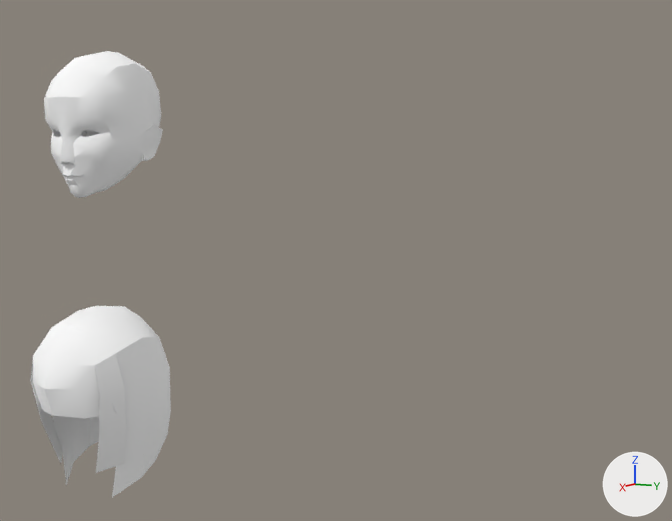
One commit to the Blender file source/assets/models/slshish/54-nkimod.blend: the scene before it, then after it.
Both versions are drawn from a camera (50 mm lens) standing at (39.4, 37.5, 16.7) and looking at (-1.5, 14.2, 10.4). Lighting does not change. The marker at lower right points along +X, +Y and +Z. The same objects are shown in both versions, whatever each file hides.

Names of what the first picture shows: 'h_face', 'h_hair'.
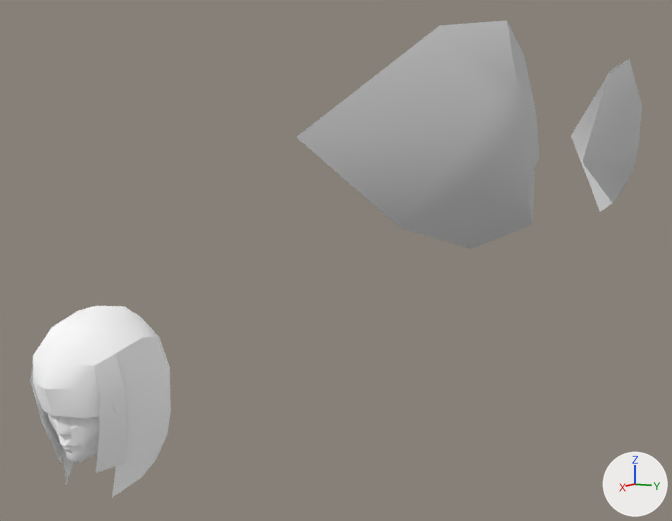
ob_tag_head is not drawn itself; it is the parent of ob_h_face.

Where the newer file only moved an object's origin or applied its transform, the numbers keep the older frame.

What differs and where, as boxes [x1, y1, x2, y2] in the pictures (672 x 521 px):
'h_eyes', mesh turned (not visible before): after [297, 21, 642, 249]
'h_face', moved, turned: before [44, 51, 163, 198]; after [48, 413, 99, 463]

Patch to the scene script:
```diff
--- a/source/assets/models/slshish/54-nkimod.blend.py
+++ b/source/assets/models/slshish/54-nkimod.blend.py
@@ me_h_eyes @@
 me_h_eyes.from_pydata(...)  # 34 vertices, 32 faces; spans x -0.239..0.239, y -0.439..-0.354, z 0.267..0.39
 # used by ob_h_eyes; location = (0.0, 0.0, 0.0); rotation_euler = (0.0, 0.0, 1.571), in degrees (0, 0, 90); scale = (7.92, 7.92, 7.92)
+# me_h_eyes part 1: the whole mesh is turned 90 degrees about the z axis through its middle and scaled by 7.92, then moved by (3.138, 0.396, 1.771)
 me_h_eyes.materials.append(mat_material_001_eyes_png)
@@ ob_h_face @@
 ob_h_face = bpy.data.objects.new('h_face', me_h_face)
-ob_h_face.parent = ob_tag_head
 ob_h_face.location = (0.0, 0.0, 0.0)
@@ ob_tag_head @@
 ob_tag_head = bpy.data.objects.new('tag_head', None)
-ob_tag_head.location = (-0.959, 0.0692, 14.76)
-ob_tag_head.rotation_euler = (0.00214, 0.00704, -0.000277)  # degrees (0.1, 0.4, -0)
+ob_tag_head.location = (0.0, 0.0, 0.0)
```
